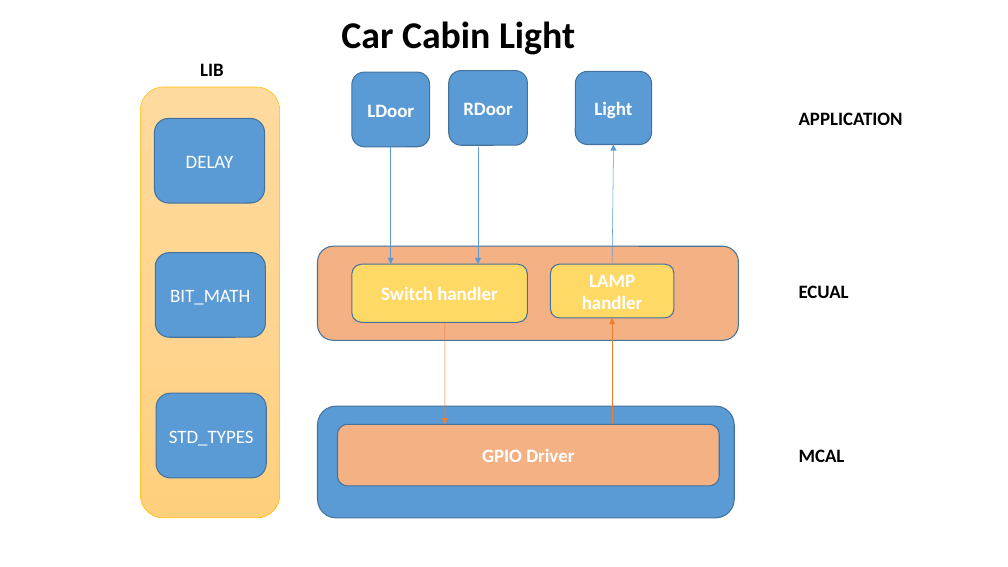
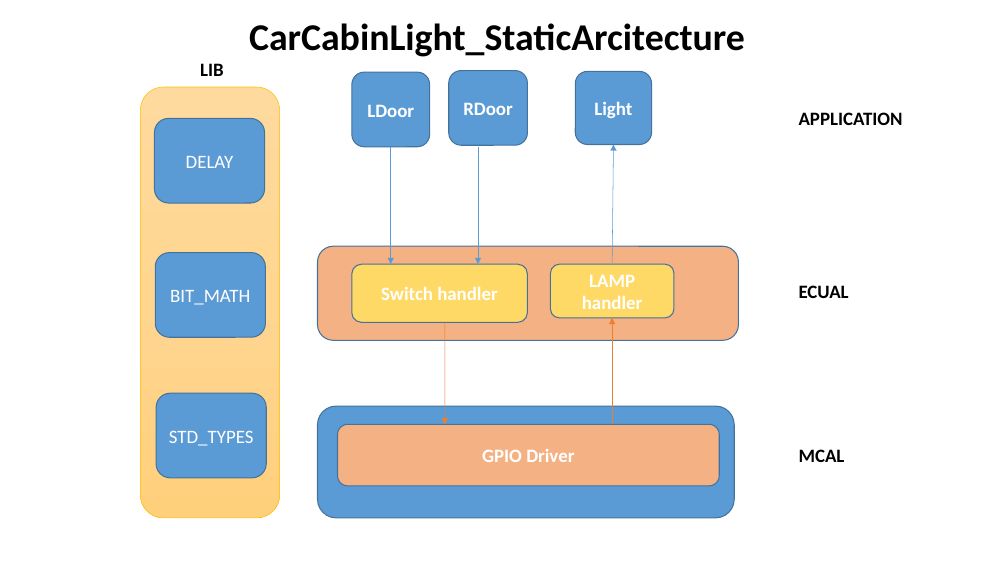
Before and after one commit to Nafe3/AUTOSAR_TIVAC, a slide deck: slide 1 of CabinCarLamp_StaticArchitecture.pptx. Drawn at 1008x567 pixels with LibreOffice and Linux fonts; fonts in the diff are those of the drawing. Boxes give left, top, right and bottom in pixels: in the first picture for what was removed or moved away, otherwise in the second. Text is boxed around its words. In the diff, an @@ line names an element or a change of style, - is before the commit and + after.

Commit message:
GDD_Draft

```diff
--- a/CabinCarLamp_StaticArchitecture.pptx
+++ b/CabinCarLamp_StaticArchitecture.pptx
@@ text at [249, 23, 745, 57]: text changed @@
-Car Cabin Light
+CarCabinLight_StaticArcitecture
```
